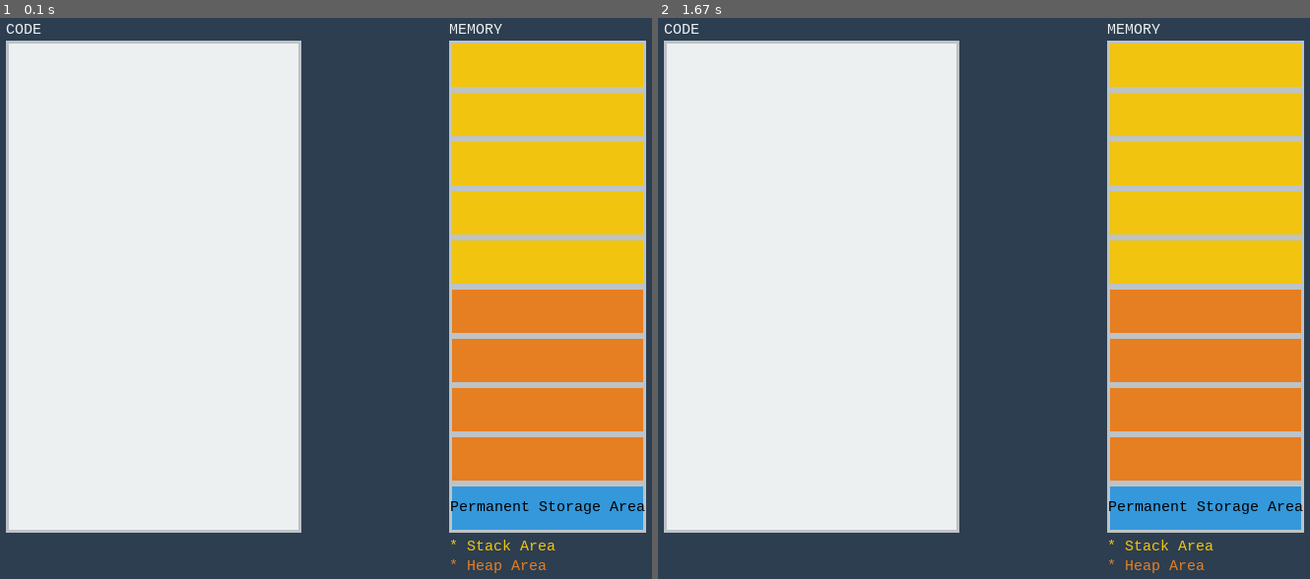
Above: before the commit, frames 1-2 (left to right).
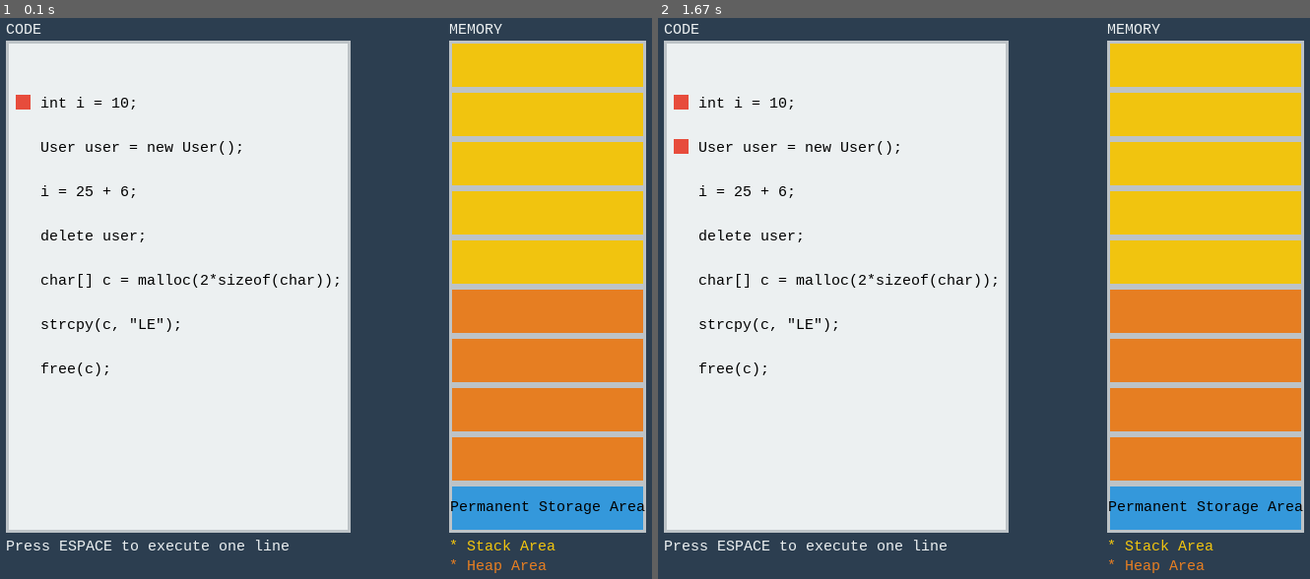
Above: after the commit, the same moments.

Repository: danielRL24/OS_VirtualMemorySimulator_Python
Game: pygame game, started from tutoPygame.py
Same seed, same stepped clock (60 frames per second), same inputs: the game is played once before the commit and once after it.
Inputs:
- Up to frame 1 (0.1 s): no input
- Up to frame 2 (1.67 s): tap Space at 0.33 s

The runs differ from the first frame. In frame 1, 8.1% of the frame differs, in the area x 1-54%, y 4-95%; in frame 2, 8.2%.

Commit message:
Display a code. Prepare the process step by step of line.

Diff:
--- a/tutoPygame.py
+++ b/tutoPygame.py
@@ -54,7 +54,6 @@
 
     # Preparation
     memory = []
-    code = []
 
     for i in range(0, 10):
         type = TypeMemory.STACK
@@ -66,11 +65,6 @@
             type = TypeMemory.HEAP_ALLOCATE
         memory.append(MemoryCase(pygame.Rect(500, 30 + i * 50, 200, 50), colors[type.value], type))
 
-    # Pointeurs
-    stack_ptr = 0
-    heap_ptr = 0
-    code_ptr = 0
-
     # Affichage initial
     window.fill((44, 62, 80, 255))
 
@@ -79,52 +73,90 @@
         m.draw(window)
         i += 1
 
-    i = 0
-    for c in code:
-        c.display_text(window, font, i)
-        i += 1
-
-    # Display Code Area
-    code_area = pygame.Rect(50, 30, 300, 500)
+    # Affichage du rectangle contenant le code
+    code_area = pygame.Rect(50, 30, 350, 500)
     window.fill(Color(236, 240, 241, 255), code_area)
     pygame.draw.rect(window, (189, 195, 199, 255), code_area, 3)
 
+    # Quelques textes
     TextCode("Permanent Storage Area", TypeMemory.HEAP_ALLOCATE).display_text(window, font, 501, 495)
     TextCode("* Stack Area", TypeMemory.STACK, colors[TypeMemory.STACK.value]).display_text(window, font, 500, 535)
     TextCode("* Heap Area", TypeMemory.STACK, colors[TypeMemory.HEAP.value]).display_text(window, font, 500, 555)
     TextCode("CODE", None, Color(236, 240, 241, 255)).display_text(window, font, 50, 10)
     TextCode("MEMORY", None, Color(236, 240, 241, 255)).display_text(window, font, 500, 10)
+    TextCode("Press ESPACE to execute one line", None, Color(236, 240, 241, 255)).display_text(window, font, 50, 535)
+
+    i = 0
+    for c in CODE:
+        c.display_text(window, font, 85, 85 + i * 45)
+        i += 1
+
+    pygame.display.update()
 
 
-    pygame.display.update()
-    for event in pygame.event.get():
-        if event.type == QUIT:
-            pygame.quit()
-            sys.exit()
-    pygame.display.update()
-
+# ------------------------------------------------------------
+# Action de la Touche Espace
+# ------------------------------------------------------------
+def step(pygame, window):
+    global CODE_POINT
+    global CODE_PTR
+    global STACK_PTR
+    global HEAP_STR
+    CODE_POINT.move_ip(0, 45)
+    pygame.draw.rect(window, Color(231, 76, 60, 255), CODE_POINT, 0)
+    CODE_PTR += 1
 
 # ------------------------------------------------------------
 # MAIN
 # ------------------------------------------------------------
 def main():
+    global CODE_POINT
+    global CODE_PTR
     pygame.init()
+    pygame.display.set_caption('Memory Simulator')
     # Ouverture de la fenêtre Pygame
     window = pygame.display.set_mode((800, 600))
     font = pygame.font.SysFont("monospace", 15)
 
     display_interface(pygame, window, font)
 
+    CODE_POINT = pygame.Rect(60, 85, 15, 15)
+    window.fill(Color(231, 76, 60, 255), CODE_POINT)
+
+    CODE_PTR = 1
+
     # Boucle d'animation
     animation = True
     while animation:
+        pygame.display.update()
         for event in pygame.event.get():
             if event.type == KEYDOWN:
-                if event.key == K_SPACE:
-                    print("Espace")
+                if event.key == K_SPACE and CODE_PTR < len(CODE):
+                    step(pygame, window)
             if event.type == QUIT:
                 animation = False
 
+        pygame.display.update()
+
+# ------------------------------------------------------------
+# Variables globales
+# ------------------------------------------------------------
+# Code à afficher
+CODE = [TextCode('int i = 10;', TypeMemory.STACK),
+        TextCode('User user = new User();', TypeMemory.HEAP),
+        TextCode('i = 25 + 6;', TypeMemory.STACK),
+        TextCode('delete user;', TypeMemory.HEAP),
+        TextCode('char[] c = malloc(2*sizeof(char));', TypeMemory.HEAP),
+        TextCode('strcpy(c, "LE");', TypeMemory.HEAP),
+        TextCode('free(c);', TypeMemory.HEAP)]
+
+# Pointeurs
+STACK_PTR = 0
+HEAP_STR = 0
+CODE_PTR = 0
+
+# Point d'arret
+CODE_POINT = None
 
 # ------------------------------------------------------------
 # POINT D'ENTREE
